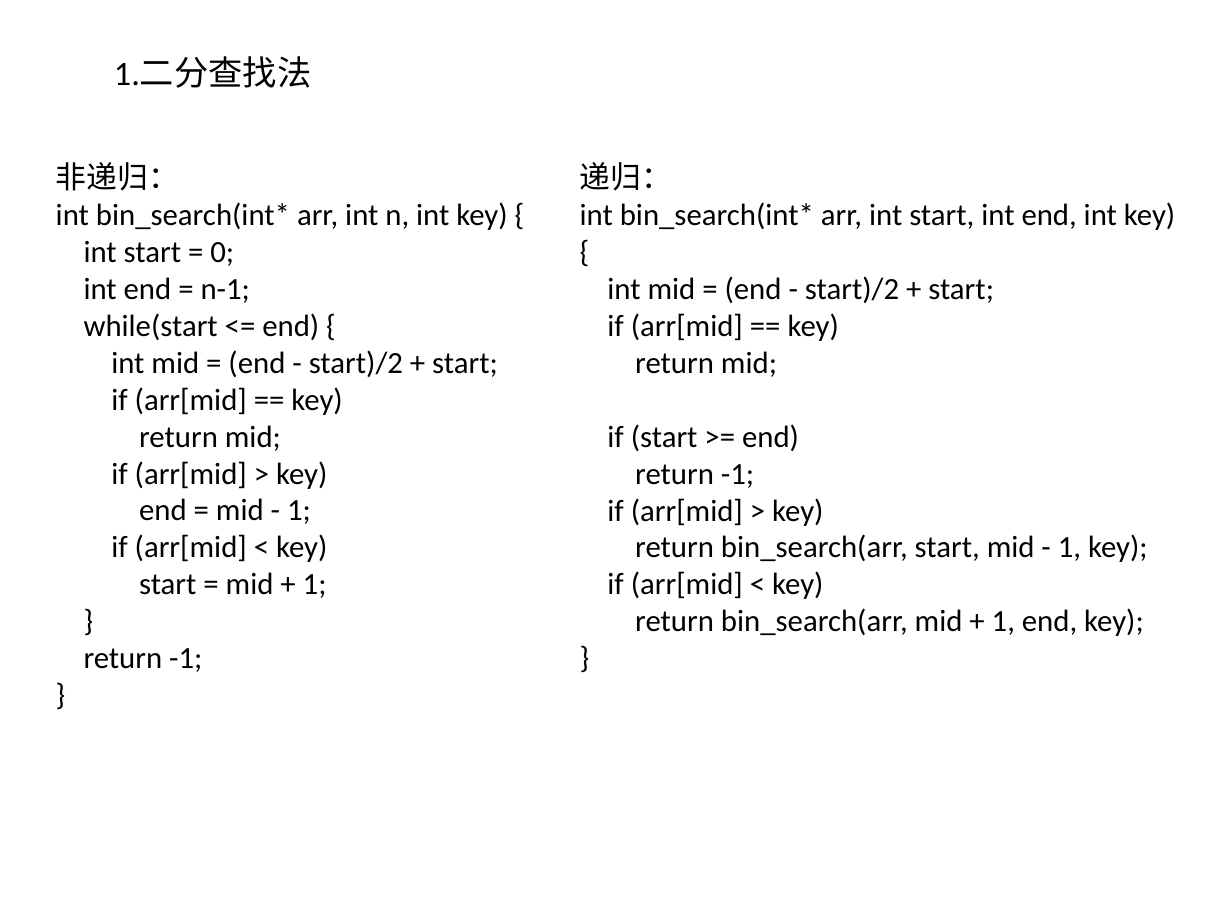
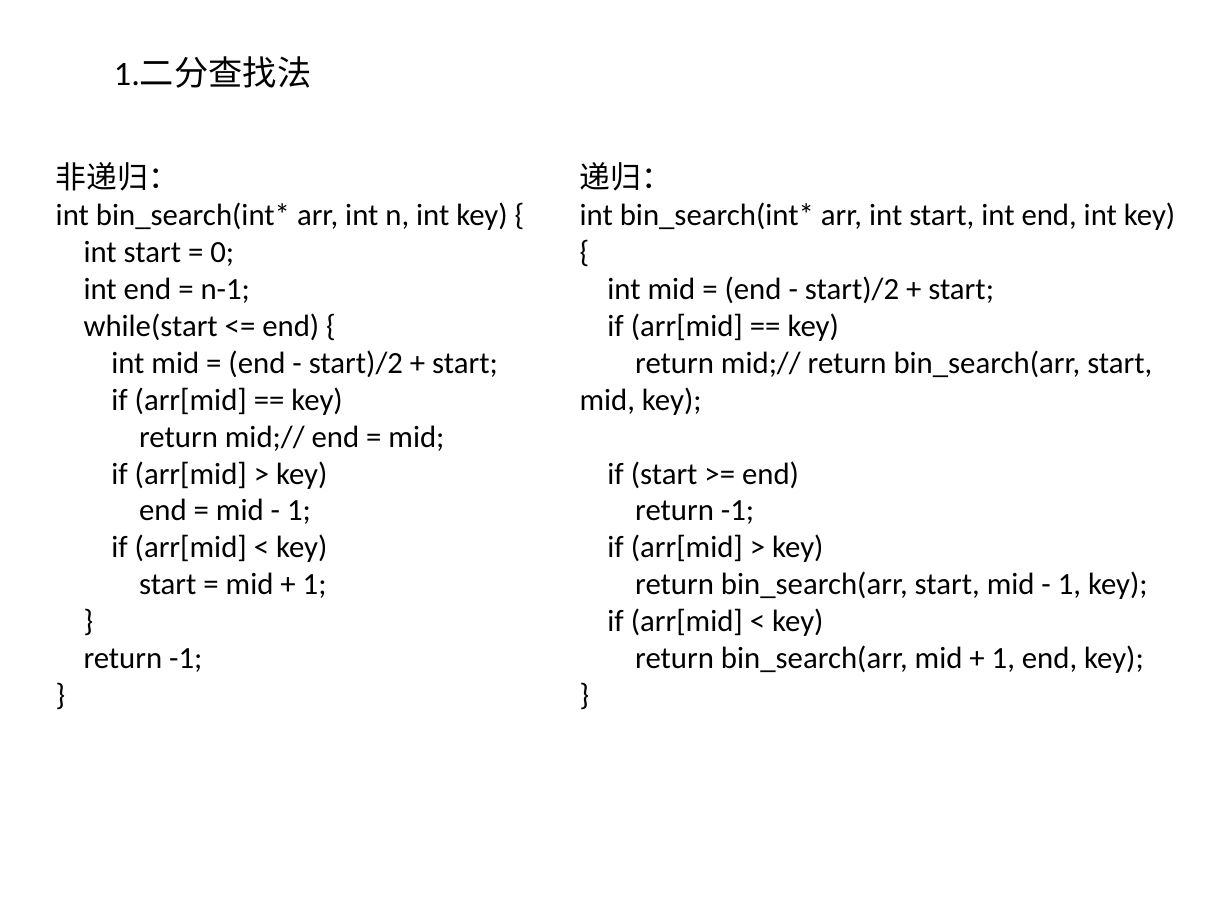
Before and after one commit to willkk/go, a slide deck: slide 2 of algos_summary.pptx. Drawn at 1232x924 pixels with LibreOffice and Linux fonts; fonts in the diff are those of the drawing. Boxes give left, top, right and bottom in pixels: in the first picture for what was removed or moved away, otherwise in the second. Text is boxed around its words. In the diff, an @@ line names an element or a change of style, - is before the commit and + after.

```diff
--- a/algos_summary.pptx
+++ b/algos_summary.pptx
@@ text at (580,350,1152,415): text changed @@
-return mid;
+return mid;// return bin_search(arr, start, mid, key);
@@ text at (139,425,444,451): text changed @@
-return mid;
+return mid;// end = mid;
```
Also in this commit, not shown: 2 slides added, 1 slide removed.
